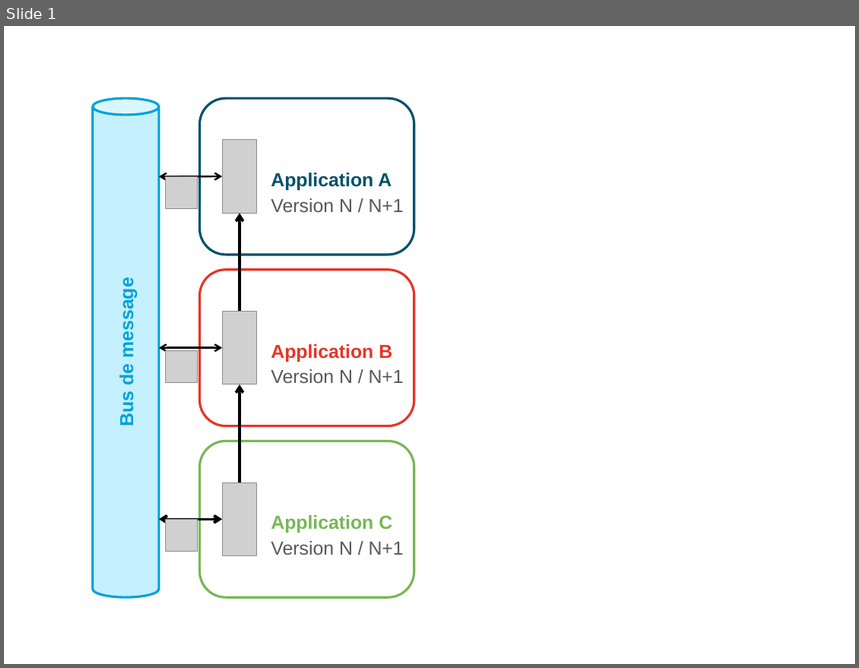
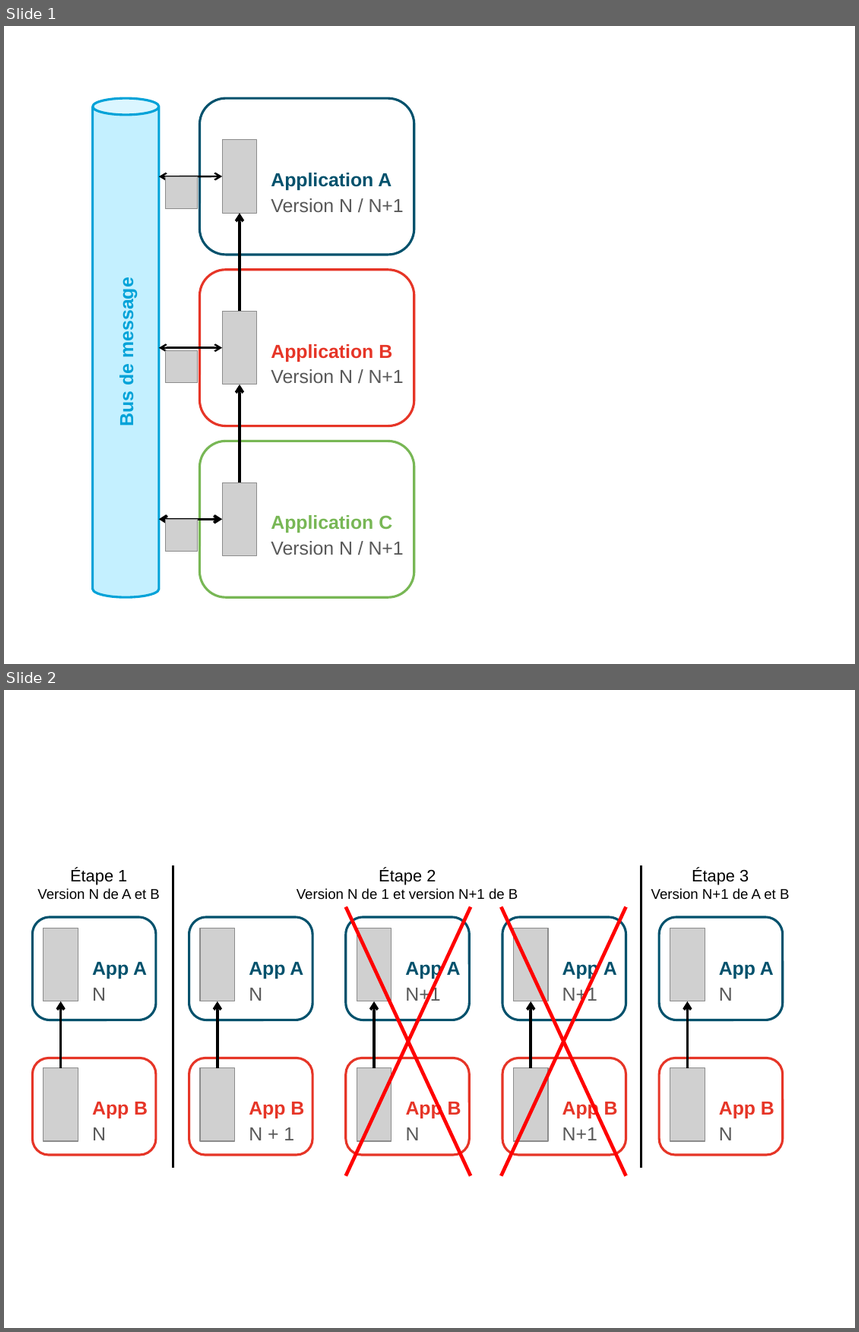
Before and after one commit to archiloque/blog, a slide deck: wip/recette_services/illus.pptx. Shown one above the other, each under a label of ours: slide 1 before the commit, slides 1 and 2 after it. The pictures are 859x668 and 859x1332 pixels, drawn with LibreOffice and Linux fonts; fonts in the diff are those of the drawing; grey boxes stand for pictures; background and template pictures are left out. Boxes give left, top, right and bottom in pixels: in the first picture for what was removed or moved away, otherwise in the second. Text is boxed around its words. In the diff, an @@ line names an element or a change of style, - is before the commit and + after.

```diff
--- a/wip/recette_services/illus.pptx
+++ b/wip/recette_services/illus.pptx
@@ slide 2 added at box(4, 690, 855, 1328), background picture (left out); not listed: 1 template element that a slide beside it also shows @@
@@ text added at box(37, 869, 159, 900), 12 pt, text #000000 @@
+Étape 1
+Version N de A et B
@@ line added from (173, 1168) to (173, 866), #000000 2.25 pt @@
@@ text added at box(297, 869, 518, 900), 12 pt, text #000000 @@
+Étape 2
+Version N de 1 et version N+1 de B
@@ line added from (642, 1168) to (642, 866), #000000 2.25 pt @@
@@ text added at box(652, 869, 789, 900), 12 pt, text #000000 @@
+Étape 3
+Version N+1 de A et B
@@ line added from (471, 1176) to (346, 907), #FF0000 3 pt @@
@@ line added from (346, 1176) to (471, 907), #FF0000 3 pt @@
@@ line added from (626, 1176) to (501, 907), #FF0000 3 pt @@
@@ line added from (501, 1176) to (626, 907), #FF0000 3 pt @@
@@ group added at box(32, 917, 155, 1156): 4 texts, 2 rounded rectangles, 2 pictures, 1 arrow @@
+N
+App A
+N
+App B
@@ group added at box(189, 917, 313, 1156): 4 texts, 2 rounded rectangles, 2 pictures, 1 arrow @@
+N
+App A
+N + 1
+App B
@@ group added at box(346, 917, 470, 1156): 4 texts, 2 rounded rectangles, 2 pictures, 1 arrow @@
+N+1
+App A
+N
+App B
@@ group added at box(503, 917, 626, 1156): 4 texts, 2 rounded rectangles, 2 pictures, 1 arrow @@
+N+1
+App A
+N+1
+App B
@@ group added at box(659, 917, 783, 1156): 4 texts, 2 rounded rectangles, 2 pictures, 1 arrow @@
+N
+App A
+N
+App B
```
Also in this commit, not shown: 1 slide changed, 3 other files.
